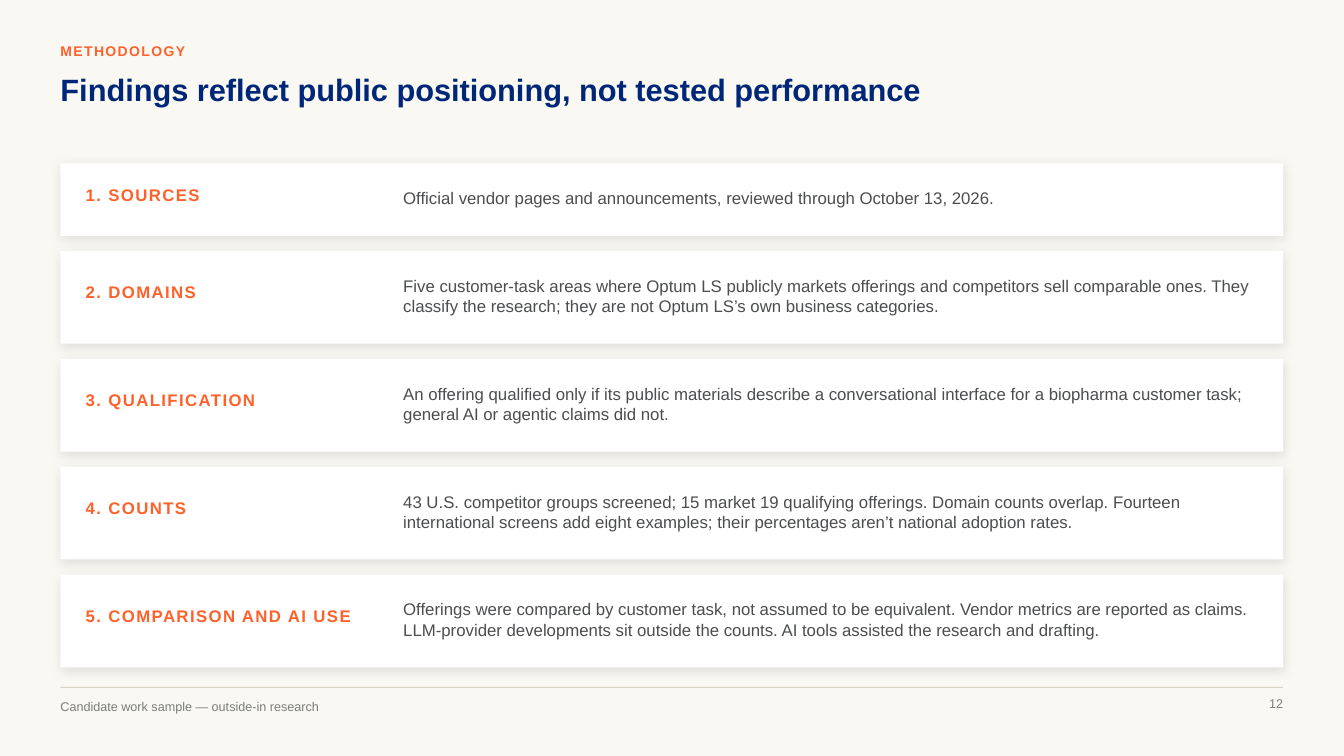
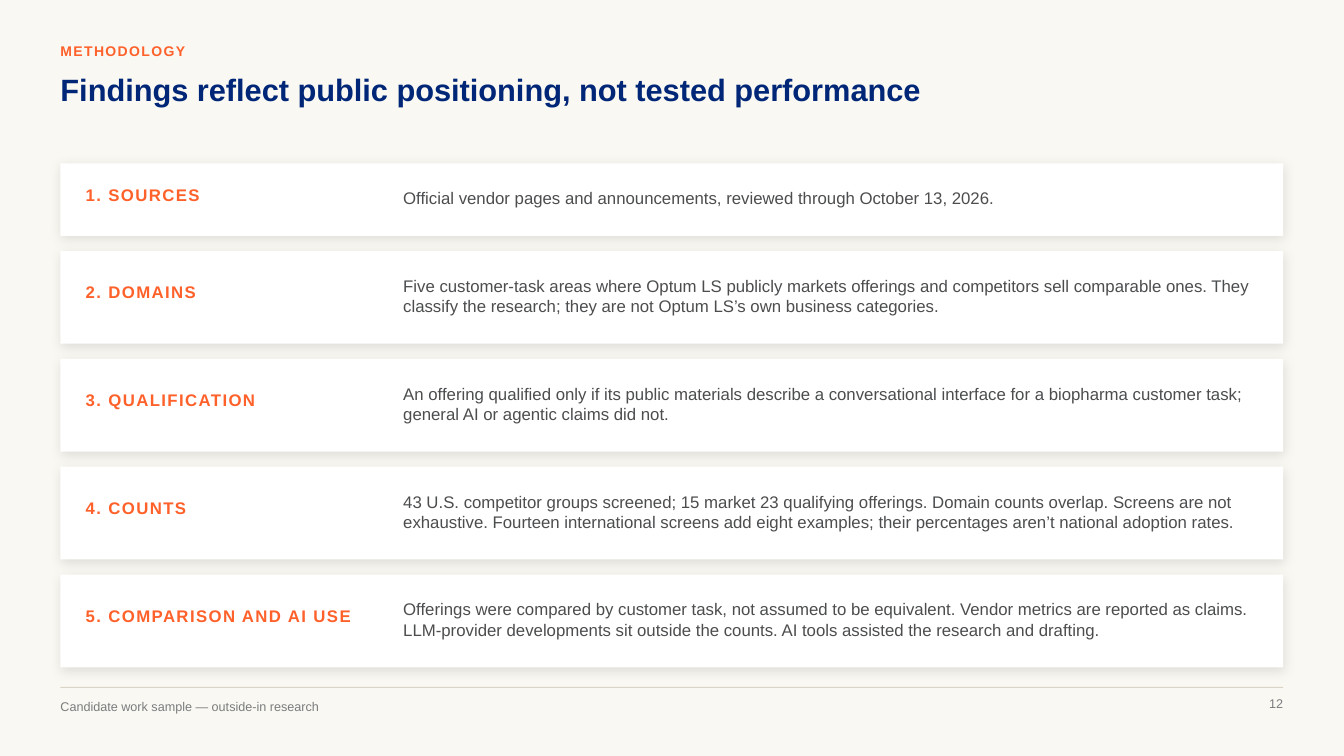
Before and after one commit to marinojt/test, a slide deck: slide 12 of deck/Optum-LS-Conversational-AI-10.16.pptx. Drawn at 1344x756 pixels with LibreOffice and Linux fonts; fonts in the diff are those of the drawing. Boxes give left, top, right and bottom in pixels: in the first picture for what was removed or moved away, otherwise in the second. Text is boxed around its words. In the diff, an @@ line names an element or a change of style, - is before the commit and + after.

```diff
--- a/deck/Optum-LS-Conversational-AI-10.16.pptx
+++ b/deck/Optum-LS-Conversational-AI-10.16.pptx
@@ text at [403, 496, 1234, 532]: text changed @@
-43 U.S. competitor groups screened; 15 market 19 qualifying offerings. Domain counts overlap. Fourteen international screens add eight examples; their percentages aren’t national adoption rates.
+43 U.S. competitor groups screened; 15 market 23 qualifying offerings. Domain counts overlap. Screens are not exhaustive. Fourteen international screens add eight examples; their percentages aren’t national adoption rates.
```
Also in this commit, not shown: 4 other slides changed, 6 other files.
